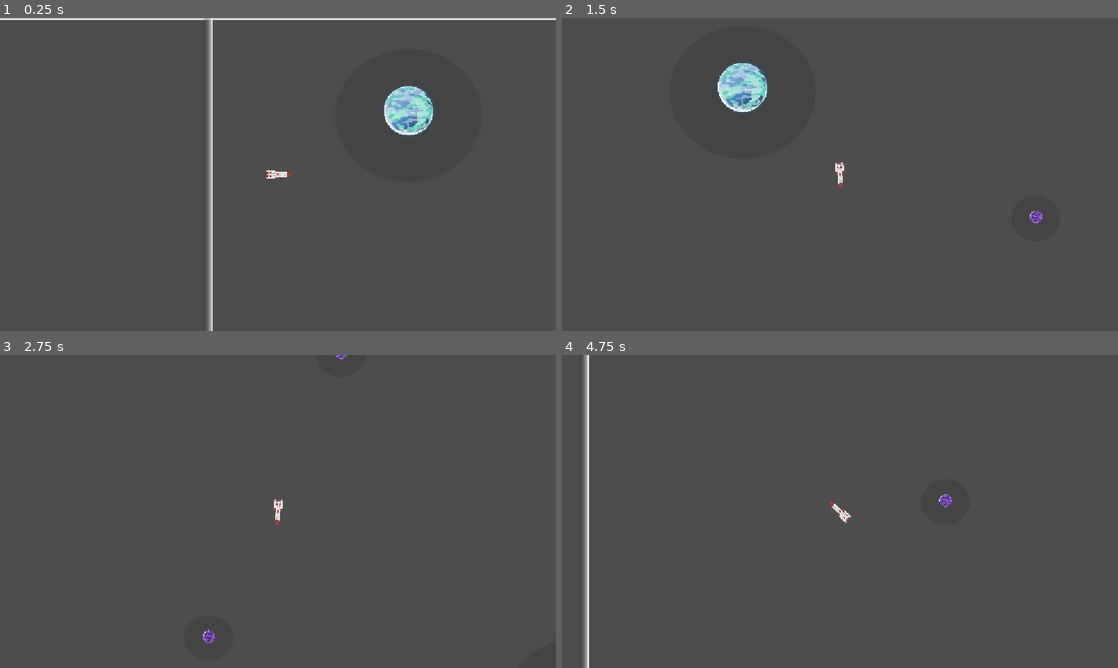
Above: before the commit, frames 1-4 (two rows, left to right).
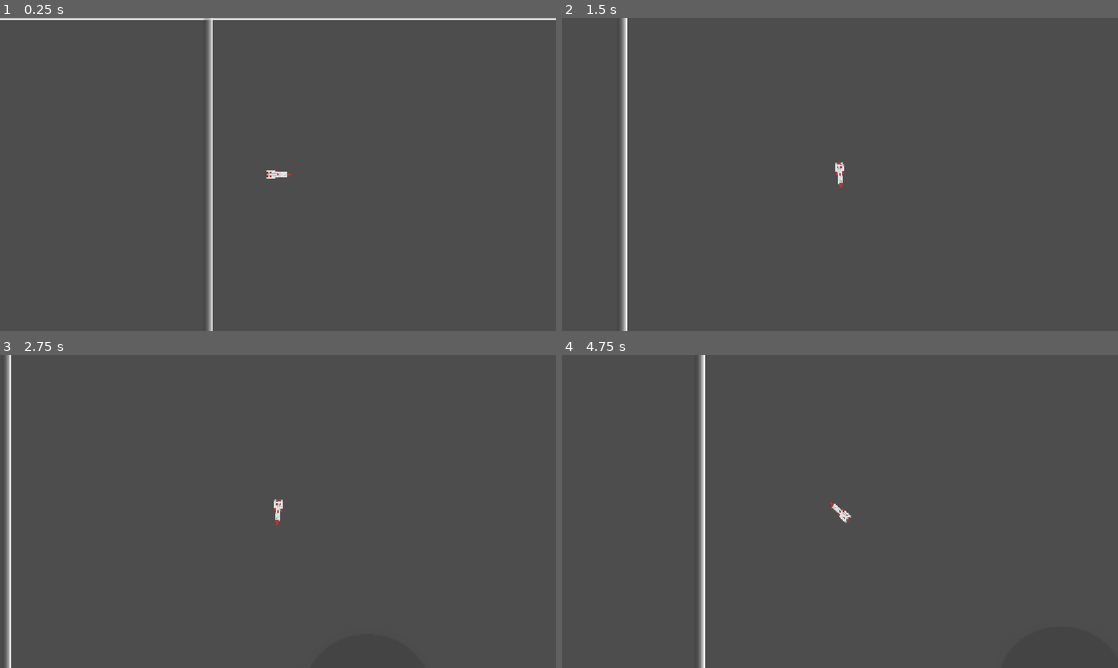
Above: after the commit, the same moments.

Repository: gilad905/space-jam
Game: Godot game, scene res://scenes/main.tscn
Two runs of this game, one before a commit and one after it. Both use one fixed random seed, a clock stepped at 60 frames per second and the inputs below.
Inputs:
- Up to frame 1 (0.25 s): no input
- Up to frame 2 (1.5 s): hold Right (right) 0.53-1.28 s; hold Left (left) from 1.28 s (still down)
- Up to frame 3 (2.75 s): release Left (left) at 2.03 s; hold Right (right) from 2.03 s (still down)
- Up to frame 4 (4.75 s): release Right (right) at 3.53 s; hold Left (left) from 3.53 s (still down)

The runs differ from the first frame. In frame 1, 1.1% of the frame differs, in the area x 68-78%, y 21-38%; in frame 2, 2.3%, in the area x 10-87%, y 0-100%; in frame 3, 1.0%; in frame 4, 2.1%.

Commit message:
Played with the Gravity field

Diff:
--- a/src/scenes/main.tscn
+++ b/src/scenes/main.tscn
@@ -51,15 +51,6 @@
 
 [node name="Planets" type="Node2D" parent="." unique_id=1178352443]
 
-[node name="Planet2" parent="Planets" unique_id=1218271996 instance=ExtResource("3_85g3d")]
-position = Vector2(1003, 480)
-
-[node name="Planet" parent="Planets" unique_id=1172395948 instance=ExtResource("4_jyhfs")]
-position = Vector2(395, 212)
-
-[node name="Planet3" parent="Planets" unique_id=1138865533 instance=ExtResource("5_choun")]
-position = Vector2(1412, 223)
-
 [node name="Player" type="RigidBody2D" parent="." unique_id=1514733619 groups=["player"]]
 position = Vector2(89, 344)
 rotation = 1.5707964
@@ -68,6 +59,7 @@
 max_contacts_reported = 1
 script = ExtResource("1_0wfyh")
 forward_force = 600.0
+max_speed = 250.0
 
 [node name="CollisionShape2D" type="CollisionShape2D" parent="Player" unique_id=1907273118]
 position = Vector2(0, -2)
--- a/src/scenes/planets/PlanetSmall.tscn
+++ b/src/scenes/planets/PlanetSmall.tscn
@@ -11,9 +11,9 @@
 radius = 150.0
 
 [node name="Planet" type="Node2D" unique_id=1218271996]
-position = Vector2(1, 0)
-scale = Vector2(0.5, 0.5)
+scale = Vector2(0.715, 0.715)
 script = ExtResource("1_oq4h3")
+gravity_strength = 150.0
 
 [node name="PlanetSprite2" type="Sprite2D" parent="." unique_id=207603033]
 position = Vector2(1.105, 0)
@@ -29,7 +29,7 @@
 shape = SubResource("CircleShape2D_tn5fw")
 
 [node name="GravityArea" type="Area2D" parent="." unique_id=405075613]
-scale = Vector2(0.61, 0.61)
+scale = Vector2(1.11, 1.11)
 collision_layer = 4
 gravity_space_override = 1
 gravity_point = true
--- a/src/scenes/planets/Planet_Basic2.tscn
+++ b/src/scenes/planets/Planet_Basic2.tscn
@@ -4,14 +4,15 @@
 [ext_resource type="Texture2D" uid="uid://dj5lf7efhjcb6" path="res://assets/planet00.png" id="2_7tmba"]
 
 [sub_resource type="CircleShape2D" id="CircleShape2D_tn5fw"]
-radius = 52.086468
+radius = 52.34
 
 [sub_resource type="CircleShape2D" id="CircleShape2D_qlois"]
 radius = 150.0
 
 [node name="Planet" type="Node2D" unique_id=1218271996]
+scale = Vector2(2.035, 2.035)
 script = ExtResource("1_iurgk")
-gravity_strength = 80.0
+gravity_strength = 500.0
 
 [node name="PlanetSprite2" type="Sprite2D" parent="." unique_id=207603033]
 position = Vector2(1.105, 0)
@@ -26,7 +27,6 @@
 shape = SubResource("CircleShape2D_tn5fw")
 
 [node name="GravityArea" type="Area2D" parent="." unique_id=405075613]
-collision_layer = 4
 gravity_space_override = 1
 gravity_point = true
 gravity_point_unit_distance = 150.0
--- a/src/scenes/planets/Planet_Medium.tscn
+++ b/src/scenes/planets/Planet_Medium.tscn
@@ -11,8 +11,9 @@
 radius = 150.0
 
 [node name="Planet" type="Node2D" unique_id=1218271996]
-scale = Vector2(0.5, 0.5)
+scale = Vector2(0.785, 0.785)
 script = ExtResource("1_rns43")
+gravity_strength = 100.0
 
 [node name="PlanetSprite2" type="Sprite2D" parent="." unique_id=207603033]
 position = Vector2(1.105, 0)
@@ -27,13 +28,13 @@
 shape = SubResource("CircleShape2D_tn5fw")
 
 [node name="GravityArea" type="Area2D" parent="." unique_id=405075613]
+scale = Vector2(1.39, 1.39)
 collision_layer = 4
 gravity_space_override = 1
 gravity_point = true
 gravity_point_unit_distance = 150.0
 gravity_point_center = Vector2(0, 0)
 gravity_direction = Vector2(0, 0)
-gravity = 150.0
 
 [node name="GravityCollision" type="CollisionShape2D" parent="GravityArea" unique_id=1579666006]
 position = Vector2(1, 7)
--- a/src/scripts/planet_basic.gd
+++ b/src/scripts/planet_basic.gd
@@ -1,7 +1,7 @@
 extends Node2D
 
 @export_range(0.0, 5000.0, 10.0)
-var gravity_strength: float = 40
+var gravity_strength: float = 45
 
 @onready var gravity_area: Area2D = $GravityArea
 
